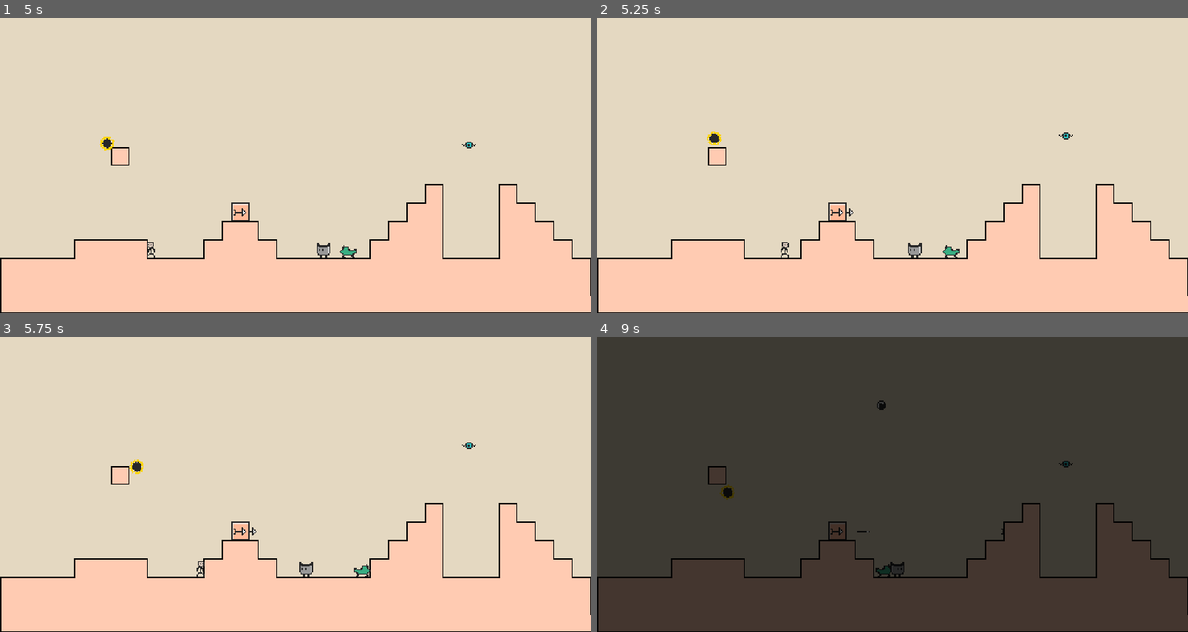
Above: before the commit, frames 1-4 (two rows, left to right).
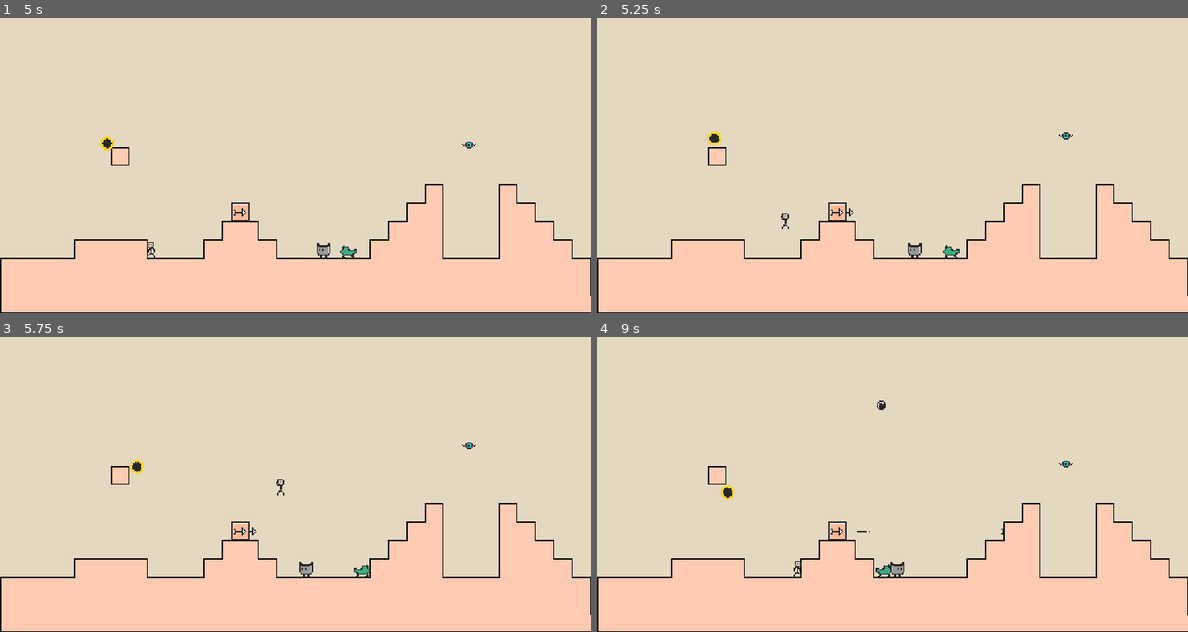
Above: after the commit, the same moments.

Repository: yannicka/ninja
Game: Godot game, scene res://src/Scenes/Game.tscn
Same seed, same stepped clock (60 frames per second), same inputs: the game is played once before the commit and once after it.
Inputs (mouse positions are in pixels of both pictures, inside the frame that each line leads up to):
- Up to frame 1 (5 s): move the mouse to (147, 165) at 0.52 s; hold Right (ui_right) 0.53-2.03 s; click (147, 165) at 0.67 s; tap Up (ui_up) at 0.77, 1.52, 3.02, 3.77, 4.52 s; move the mouse to (443, 165) at 1.27 s; click (443, 165) at 1.42 s; move the mouse to (354, 100) at 2.02 s; hold Left (ui_left) 2.03-2.78 s; move the mouse to (265, 224) at 2.77 s; hold Right (ui_right) 2.78-4.28 s; click (265, 224) at 2.92 s; move the mouse to (472, 209) at 3.52 s; move the mouse to (118, 121) at 4.27 s; hold Left (ui_left) from 4.28 s (still down)
- Up to frame 2 (5.25 s): move the mouse to (922, 165) at 5.02 s; release Left (ui_left) at 5.03 s; hold Right (ui_right) from 5.03 s (still down); click (922, 165) at 5.17 s
- Up to frame 3 (5.75 s): keep holding Right (ui_right)
- Up to frame 4 (9 s): move the mouse to (803, 410) at 5.77 s; release Right (ui_right) at 5.78 s; hold Left (ui_left) 5.78-7.28 s; tap Up (ui_up) at 6.02, 6.77, 7.52 s; move the mouse to (1022, 469) at 6.52 s; move the mouse to (774, 499) at 7.27 s; hold Right (ui_right) from 7.28 s (still down); click (774, 499) at 7.42 s; move the mouse to (951, 419) at 8.02 s; move the mouse to (862, 543) at 8.77 s

Frame 1 is identical in both runs. In frame 2, less than 0.1% of the frame differs, in the area x 31-33%, y 66-82%; in frame 3, less than 0.1%; in frame 4, 99%, in the area x 0-100%, y 0-100%.

Commit message:
Correction de l'évènement touch

Diff:
--- a/src/Scenes/Game.gd
+++ b/src/Scenes/Game.gd
@@ -1,12 +1,16 @@
 extends Node2D
 
-func _on_move_area_input_event(viewport, event, shape_idx):
-	if event.is_pressed():
-		$Player.move = true
-	else:
-		$Player.move = false
+func _input(event):
+	if event is InputEventScreenTouch:
+		var viewport_size = get_viewport_rect().size
+		var half_viewport_width = viewport_size.x / 2
+		var pointer_position = event.position
 
-func _on_jump_area_input_event(viewport, event, shape_idx):
-	if event is InputEventScreenTouch:
-		if event.is_pressed():
-			$Player.jump()
+		if pointer_position.x < half_viewport_width:
+			if event.pressed:
+				$Level1/Player.move = true
+			else:
+				$Level1/Player.move = false
+		else:
+			if event.pressed:
+				$Level1/Player.jump()
--- a/src/Scenes/Game.tscn
+++ b/src/Scenes/Game.tscn
@@ -1,32 +1,9 @@
-[gd_scene load_steps=5 format=3 uid="uid://bd6u04topve1x"]
+[gd_scene load_steps=3 format=3 uid="uid://bd6u04topve1x"]
 
 [ext_resource type="Script" path="res://src/Scenes/Game.gd" id="1_knod3"]
 [ext_resource type="PackedScene" uid="uid://d3a8ix3a4x7ew" path="res://src/Levels/Level1.tscn" id="2_i20mq"]
 
-[sub_resource type="RectangleShape2D" id="RectangleShape2D_537cd"]
-size = Vector2(256, 256)
-
-[sub_resource type="RectangleShape2D" id="RectangleShape2D_wws52"]
-size = Vector2(256, 256)
-
-[node name="Node2d" type="Node2D"]
+[node name="Game" type="Node2D"]
 script = ExtResource("1_knod3")
 
 [node name="Level1" parent="." instance=ExtResource("2_i20mq")]
-
-[node name="CanvasLayer" type="CanvasLayer" parent="."]
-
-[node name="MoveArea" type="Area2D" parent="CanvasLayer"]
-
-[node name="CollisionShape2d" type="CollisionShape2D" parent="CanvasLayer/MoveArea"]
-position = Vector2(128, 128)
-shape = SubResource("RectangleShape2D_537cd")
-
-[node name="JumpArea" type="Area2D" parent="CanvasLayer"]
-
-[node name="CollisionShape2d" type="CollisionShape2D" parent="CanvasLayer/JumpArea"]
-position = Vector2(384, 128)
-shape = SubResource("RectangleShape2D_wws52")
-
-[connection signal="input_event" from="CanvasLayer/MoveArea" to="." method="_on_move_area_input_event"]
-[connection signal="input_event" from="CanvasLayer/JumpArea" to="." method="_on_jump_area_input_event"]
